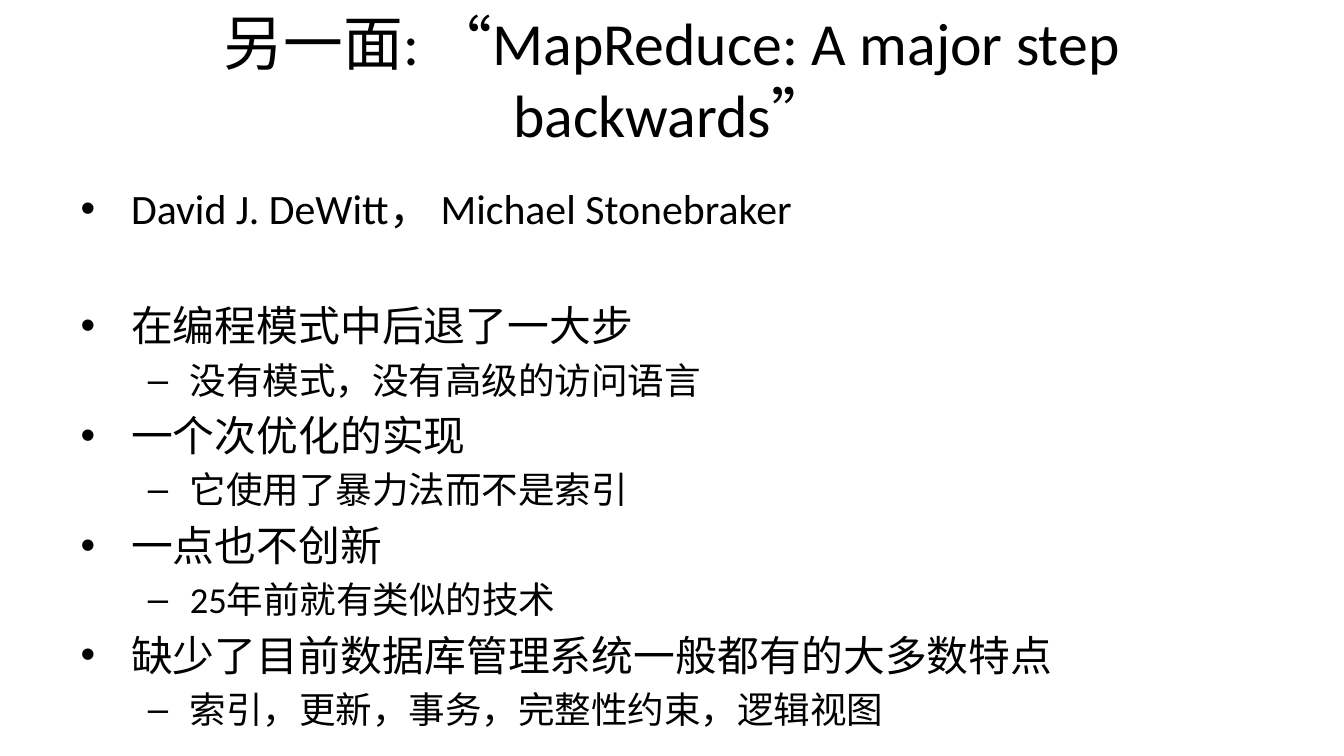
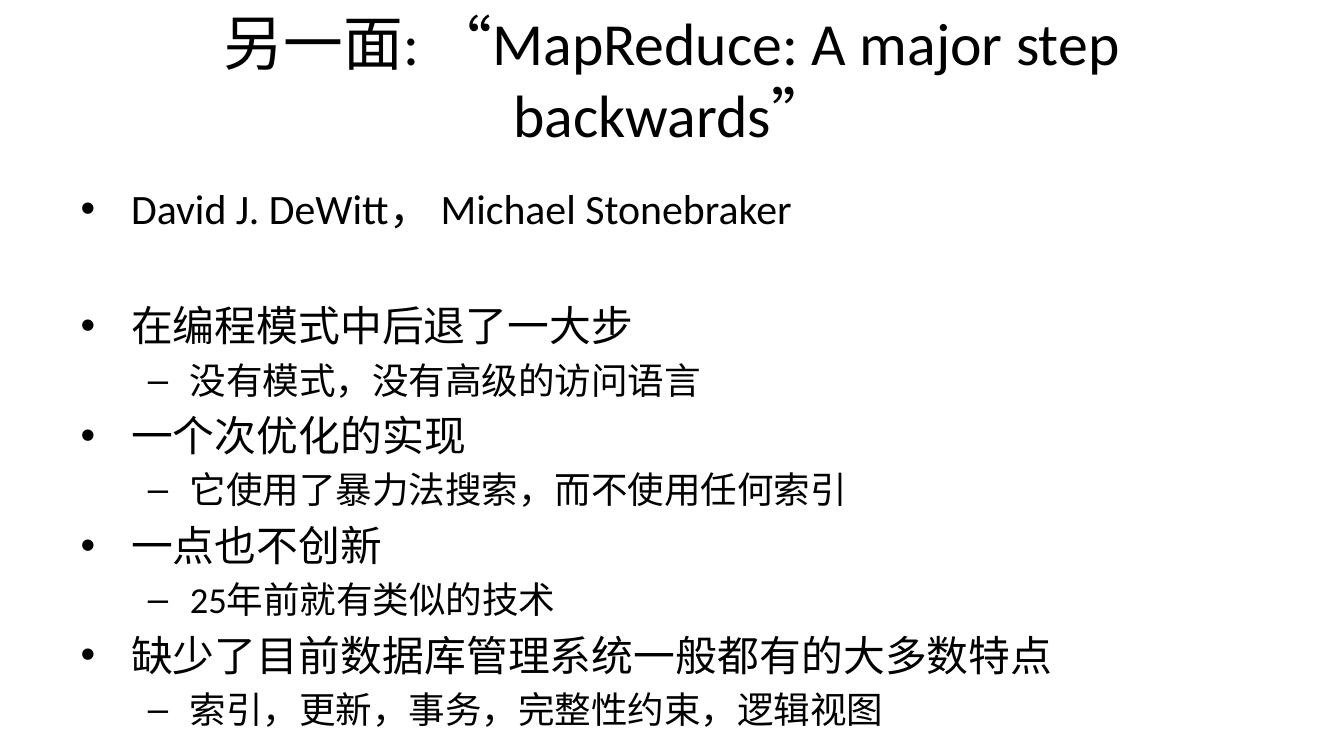
Before and after one commit to alxsoares/Foundations-of-Big-Data-System, a slide deck: slide 86 of Architecture/大数据的处理框架.pptx. Drawn at 1344x756 pixels with LibreOffice and Linux fonts; fonts in the diff are those of the drawing. Boxes give left, top, right and bottom in pixels: in the first picture for what was removed or moved away, otherwise in the second. Text is boxed around its words. In the diff, an @@ line names an element or a change of style, - is before the commit and + after.

```diff
--- a/Architecture/大数据的处理框架.pptx
+++ b/Architecture/大数据的处理框架.pptx
@@ text at box(190, 472, 847, 507): text changed @@
-  – 它使用了暴力法而不是索引
+  – 它使用了暴力法搜索，而不使用任何索引
```
Also in this commit, not shown: 21 other slides changed, 11 slides added, 11 slides removed.
